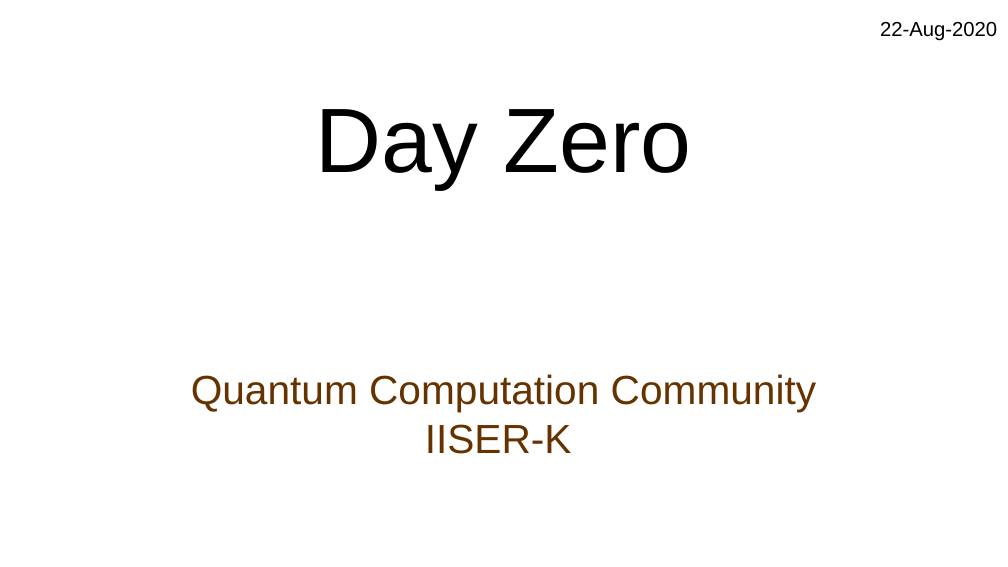
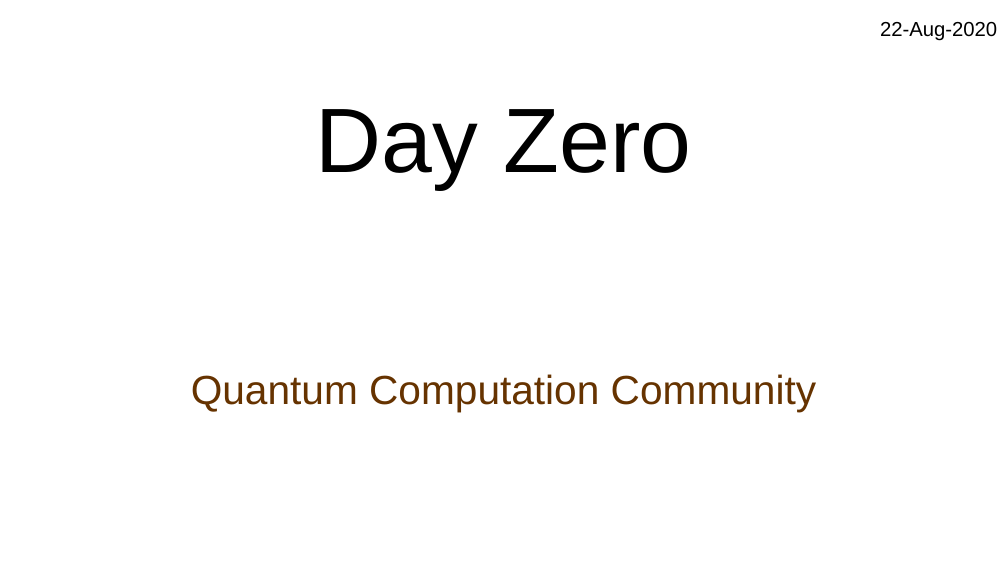
Before and after one commit to QCC-IISERK/Introduction_To_Quantum_Computation, a slide deck: slide 1 of Day0_Introduction_To_The_Series/Day0.odp. Drawn at 1008x567 pixels with LibreOffice and Linux fonts; fonts in the diff are those of the drawing; background and template pictures are left out. Boxes give left, top, right and bottom in pixels: in the first picture for what was removed or moved away, otherwise in the second. Text is boxed around its words. In the diff, an @@ line names an element or a change of style, - is before the commit and + after.

```diff
--- a/Day0_Introduction_To_The_Series/Day0.odp
+++ b/Day0_Introduction_To_The_Series/Day0.odp
@@ subtitle at <box>425,424,572,454</box>: paragraph removed @@
-IISER-K
```
Also in this commit, not shown: 17 other files.
